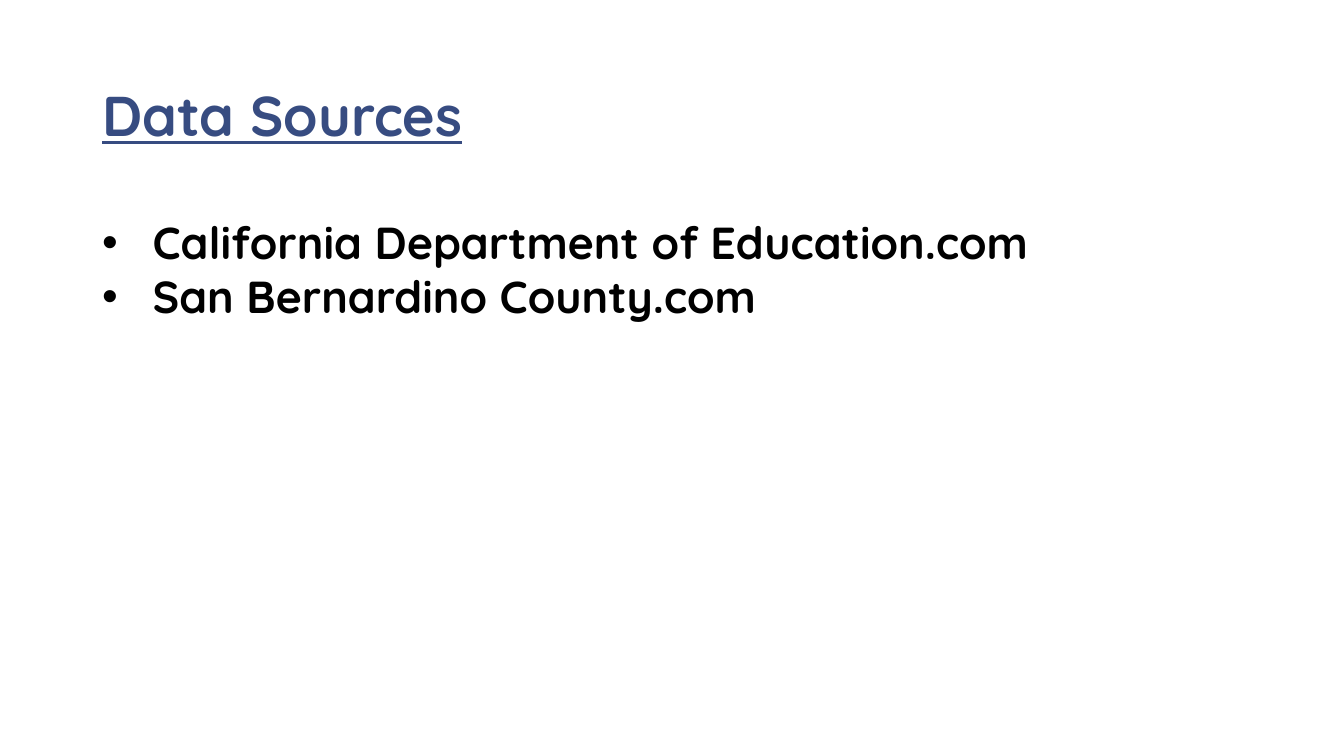
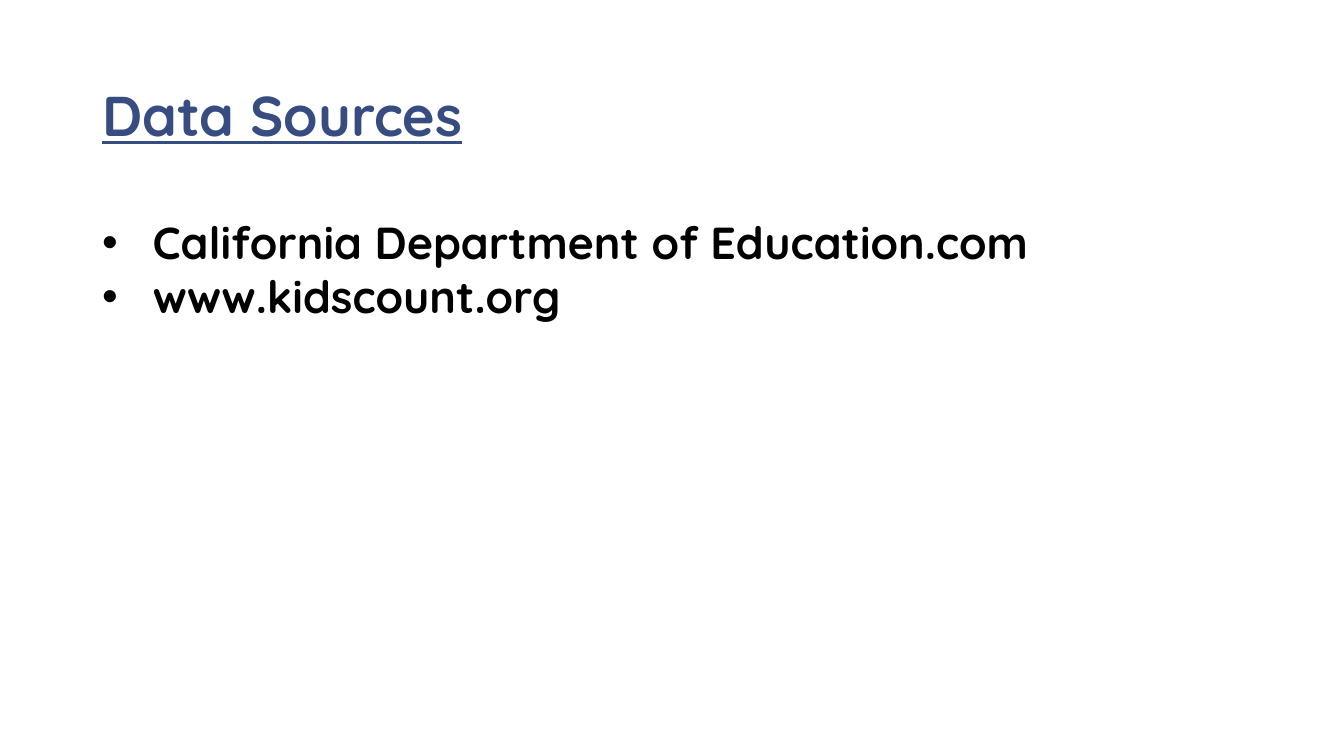
Before and after one commit to Lakerskb84/Capstone-2-, a slide deck: slide 4 of Predicting High School Graduation Rates.pptx. Drawn at 1344x756 pixels with LibreOffice and Linux fonts; fonts in the diff are those of the drawing; background and template pictures are left out. Boxes give left, top, right and bottom in pixels: in the first picture for what was removed or moved away, otherwise in the second. Text is boxed around its words. In the diff, an @@ line names an element or a change of style, - is before the commit and + after.

```diff
--- a/Predicting High School Graduation Rates.pptx
+++ b/Predicting High School Graduation Rates.pptx
@@ text at (153,266,561,322): text changed @@
-• San Bernardino County.com
+• www.kidscount.org
```
Also in this commit, not shown: 6 other slides changed, 1 slide added.
